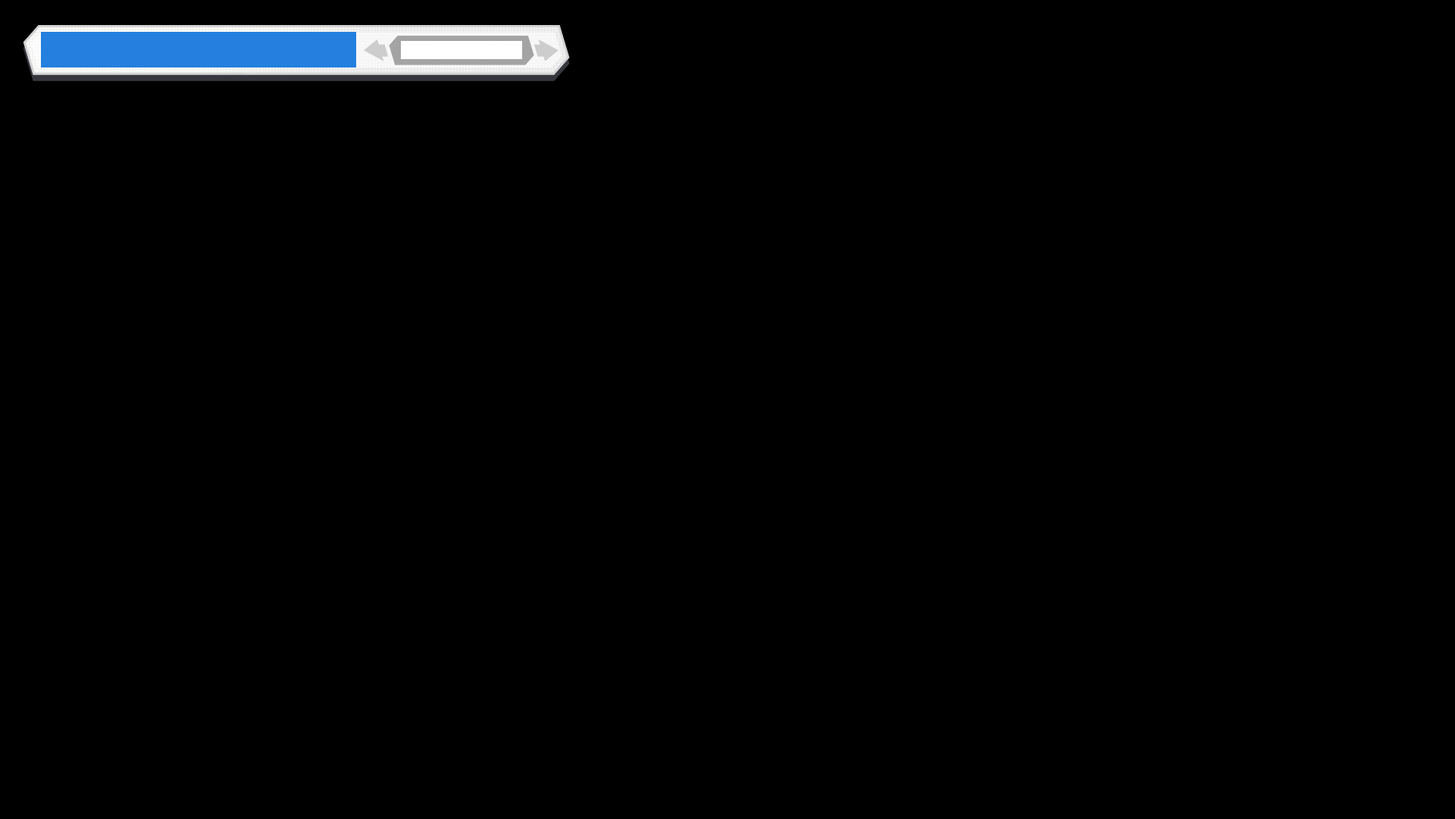
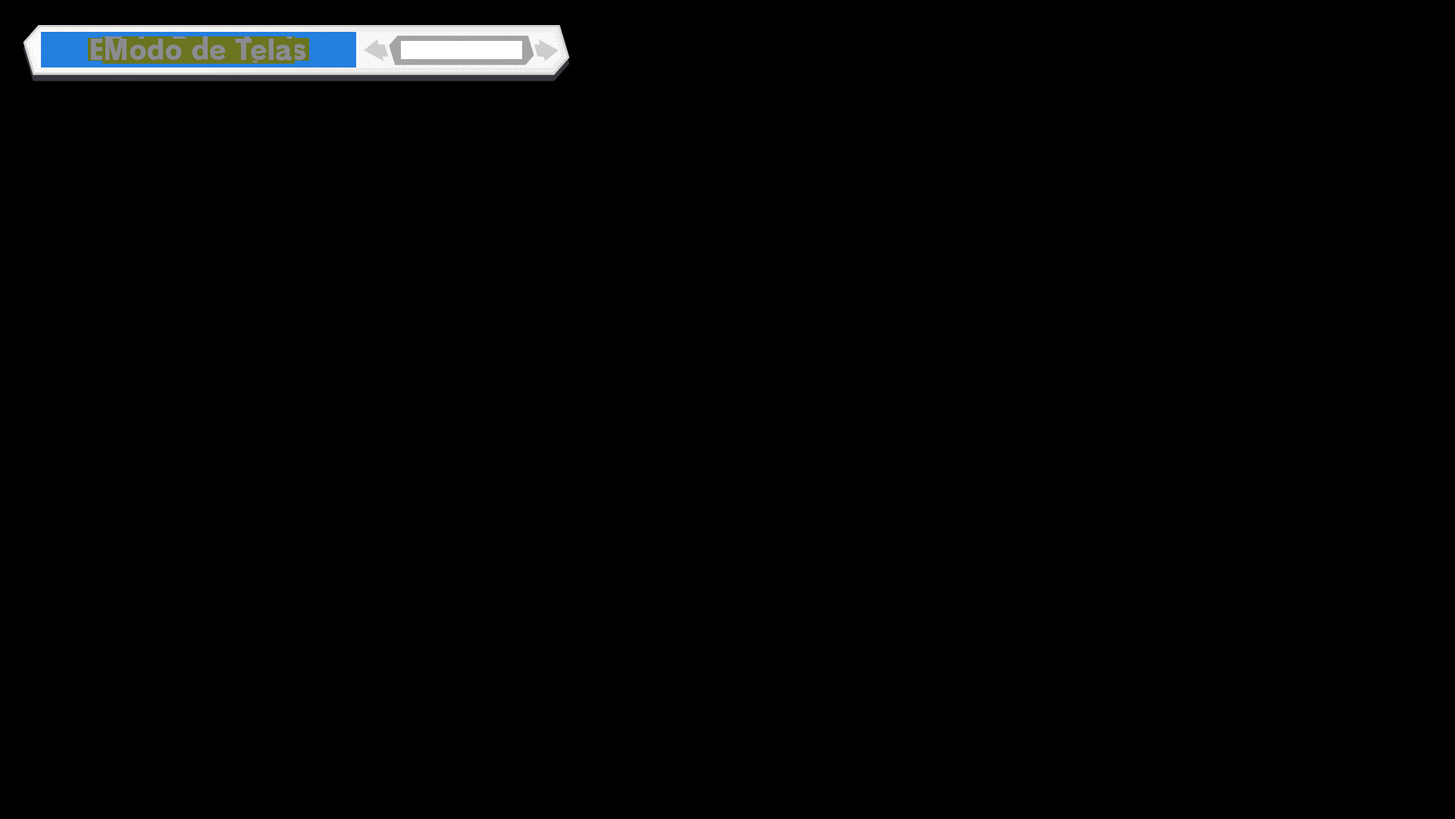
Revision of a layered 1455 x 819 image; what changed, layer by layer:
added group "Modo de Tela (New)" with 2 layers above "Tela Principal (New)" over 103, 38, 295, 61
added layer "Modo de Tela" in group "Modo de Tela (New)" over 105, 38, 292, 61
added layer "Plano de Fundo" (1st of 2, in "Modo de Tela (New)") in group "Modo de Tela (New)" over 103, 38, 295, 61
added group "Tela Principal (New)" with 2 layers above "Efeitos de Notas (New)" over 102, 36, 295, 64
added layer "Tela Principal" in group "Tela Principal (New)" over 104, 36, 292, 63
added layer "Plano de Fundo" (2nd of 2, in "Tela Principal (New)") in group "Tela Principal (New)" over 102, 36, 295, 64
added group "Efeitos de Notas (New)" with 2 layers above "Agrupar 19" over 87, 37, 310, 61
added layer "Efeitos de Notas" in group "Efeitos de Notas (New)" over 90, 37, 307, 61
added layer "Camada 22" in group "Efeitos de Notas (New)" over 87, 37, 310, 61
